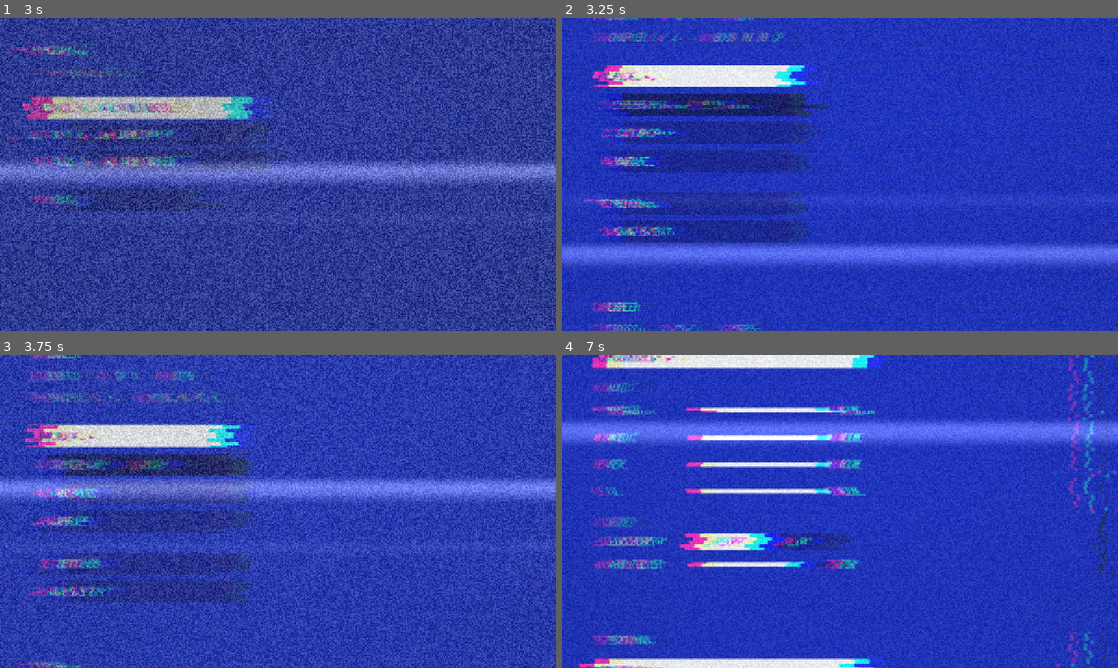
Above: before the commit, frames 1-4 (two rows, left to right).
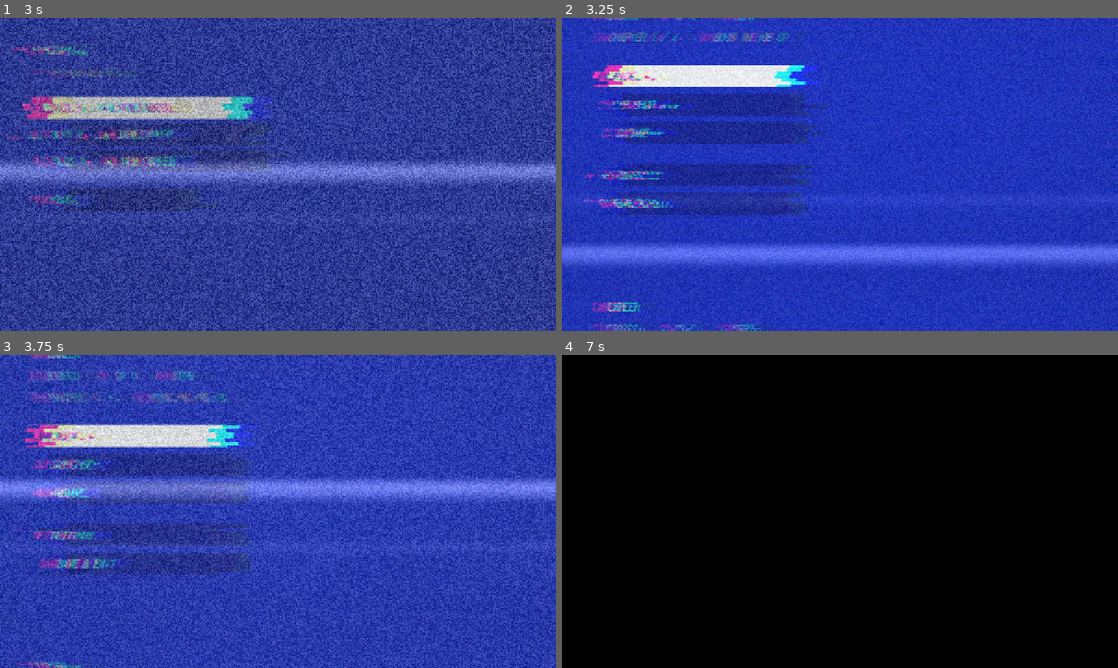
Above: after the commit, the same moments.

Repository: artemiiShabanov/RallyRivals
Game: Godot game, scene res://scenes/ui/title.tscn
Two runs of this game, one before a commit and one after it. Both use one fixed random seed, a clock stepped at 60 frames per second and the inputs below.
Inputs (mouse positions are in pixels of both pictures, inside the frame that each line leads up to):
- Up to frame 1 (3 s): click "NEW GAME" at 0.5 s; click "BACK" at 1.25 s; click "NEW GAME" at 2 s; click "SLOT 1 ▸ NEW CAREER" at 2.75 s
- Up to frame 2 (3.25 s): no input
- Up to frame 3 (3.75 s): tap Enter (ui_accept) at 3.5 s; move the mouse to (400, 495) at 3.52 s; hold D (steer_right) from 3.53 s (still down); tap C at 3.6 s; click (400, 495) at 3.67 s
- Up to frame 4 (7 s): tap Enter (ui_accept) at 3.77 s; release D (steer_right) at 4.25 s; click (712, 470) at 4.25 s, where only the run after the commit has a clickable "RACE 1 ▸"; click "BACK" at 5 s; click (712, 498) at 5.75 s, where only the run after the commit has a clickable "RACE 2 ▸"; click (673, 602) at 6.5 s, where only the run after the commit has a clickable "START ▸"

Frame 1 is identical in both runs. In frame 2, 8.3% of the frame differs, in the area x 4-48%, y 4-72%; in frame 3, 7.8%; in frame 4, 100%, in the area x 0-100%, y 0-100%.

Commit message:
Career map: chapter races + boss gate, placeholder campaign (code-ui-career-map)
The loop's front door. Career hub RACE -> career map: the current chapter's
race tiles + the boss gate, wired hub -> map -> pre-race -> race -> results ->
back to map. Advance regions by winning the boss.

- Campaign: placeholder content (the same race x10 per chapter, distinct ids so
  each banks its own best + CP, plus the chapter's boss sprint), built in code
  and cached by id. Bands widen by chapter (CAMPAIGN.md mix). Placeholder CP
  pools make the whole loop playable now; content-tracks-campaign authors the
  real varied set later without touching the map or gate.
- Chapters.cp_target() now sums the chapter's Campaign CP pools, so the ~70%
  boss gate is tied to real available CP (150 -> unlock at 105).
- CareerMapScreen (+ CAREER_MAP route + scene): region header, CP-to-boss line,
  10 race tiles showing your banked best, and the boss tile (locked with CP-to-go
  or unlocked -> the duel).
- PreRaceScreen gains a class_name + return_to so the map can hand it a race and
  BACK loops to the map; results resolves campaign RaceDefs via Campaign.by_id
  and CONTINUE returns to the map for campaign races.
- Hub RACE tile -> map (drops the old CAREER MAP stub).

Also fixes a RESTART bug the adversarial review confirmed: pending was consumed
in _ready, so an in-race RESTART (Flow.reload) fell back to fallback_race and
silently raced the wrong def (breaking the campaign loop). RaceDirector now keeps
the launched race in a static (_restart_race) that survives the reload — resolved
in _resolve_race(), so RESTART re-runs the same race (campaign/GP/boss alike).

Verified headless: all scripts parse; the scene instantiates + builds (blue bg +
content); probes pass (10-race chapters/ids/bands/boss + gate math; and RESTART
re-runs the launched race, never the fallback).

Co-Authored-By: Claude Opus 4.8 <noreply@anthropic.com>

Diff:
--- /dev/null
+++ b/rallyrivals/scenes/ui/career_map.tscn
@@ -0,0 +1,8 @@
+[gd_scene load_steps=2 format=3]
+
+[ext_resource type="Script" path="res://scripts/ui/career_map_screen.gd" id="1"]
+
+[node name="CareerMap" type="Control"]
+layout_mode = 3
+anchors_preset = 15
+script = ExtResource("1")
--- a/rallyrivals/scripts/core/routes.gd
+++ b/rallyrivals/scripts/core/routes.gd
@@ -7,6 +7,7 @@
 const SAVE_SLOTS := "res://scenes/ui/save_slots.tscn"
 const SETTINGS := "res://scenes/ui/settings.tscn"
 const CAREER_HUB := "res://scenes/ui/career_hub.tscn"
+const CAREER_MAP := "res://scenes/ui/career_map.tscn"    ## chapter's races + boss gate (code-ui-career-map)
 const GARAGE := "res://scenes/ui/garage.tscn"
 const SHOP := "res://scenes/ui/shop.tscn"
 const PRE_RACE := "res://scenes/ui/pre_race.tscn"
--- /dev/null
+++ b/rallyrivals/scripts/meta/campaign.gd
@@ -0,0 +1,92 @@
+class_name Campaign
+extends RefCounted
+## The campaign's races, by chapter (feeds code-ui-career-map + code-meta-chapters). PLACEHOLDER content
+## until content-tracks-campaign authors the real region sets: each chapter is the SAME race ten times
+## (distinct ids, so each banks its own best + CP) plus the chapter's 1v1 boss duel. That's enough to
+## populate the map, exercise the CP gate, and play the full loop end to end; the real varied set
+## (sprints, TT, endurance, 2 GP, per CAMPAIGN.md) drops in here later without touching the map or gate.
+##
+## Built once in code (deterministic — no .tres to author/churn) and cached by id. The class band widens
+## by chapter per CAMPAIGN.md's mix (Ch1 D–C … Ch4 A–S), so the field difficulty climbs with the region.
+## Reward pools are placeholders — balance-economy-tables / balance-difficulty-pacing own real numbers.
+
+const CHAPTERS := 4
+const PER_CHAPTER := 10
+const TRACK := "res://assets/tracks/test/baked_track.tscn"        ## loop track for the circuit races
+const BOSS_TRACK := "res://assets/tracks/track 1/baked_track.tscn"  ## point-to-point for the sprint duel
+const CP_POOL := 15           ## per-race CP pool (1st place); chapter total = 10× this feeds the boss gate
+const MONEY_POOL := 500       ## per-race money pool (1st place)
+
+# Per chapter: class band (CAMPAIGN.md mix, as low..high) + conditions for a little regional flavour.
+const CH := [
+	{low = "D", high = "C", light = "golden", weather = "clear"},
+	{low = "D", high = "B", light = "day", weather = "clear"},
+	{low = "D", high = "A", light = "night", weather = "clear"},
+	{low = "A", high = "S", light = "golden", weather = "thunder"},
+]
+
+static var _races := {}       # id -> RaceDef (all chapters' races + bosses)
+static var _built := false
+
+# --- public ---
+
+## The chapter's ten race tiles (0-based chapter, clamped), in map order.
+static func chapter_races(chapter: int) -> Array:
+	_ensure()
+	var ch := clampi(chapter, 0, CHAPTERS - 1)
+	var out: Array = []
+	for m in PER_CHAPTER:
+		out.append(_races["c%d_r%d" % [ch + 1, m + 1]])
+	return out
+
+## The chapter's boss duel RaceDef (a 1v1 sprint; boss_chapter set — code-ai-boss).
+static func boss_race(chapter: int) -> RaceDef:
+	_ensure()
+	return _races["c%d_boss" % (clampi(chapter, 0, CHAPTERS - 1) + 1)]
+
+## A campaign RaceDef by id, or null if the id isn't part of the placeholder campaign (e.g. a test def).
+static func by_id(id: String) -> RaceDef:
+	_ensure()
+	return _races.get(id, null)
+
+## Total CP available in the chapter's races — the denominator the boss gate takes ~70% of.
+static func chapter_cp_total(chapter: int) -> int:
+	var total := 0
+	for r in chapter_races(chapter):
+		total += (r as RaceDef).cp_pool
+	return total
+
+# --- build (once) ---
+
+static func _ensure() -> void:
+	if _built:
+		return
+	_built = true
+	for ch in CHAPTERS:
+		var c: Dictionary = CH[ch]
+		for m in PER_CHAPTER:
+			var r := RaceDef.new()
+			r.id = "c%d_r%d" % [ch + 1, m + 1]
+			r.display_name = "Chapter %d — Race %d" % [ch + 1, m + 1]
+			r.track_scene = TRACK
+			r.race_type = "circuit"
+			r.laps = 3
+			r.class_low = c["low"]
+			r.class_high = c["high"]
+			r.money_pool = MONEY_POOL
+			r.cp_pool = CP_POOL
+			_conditions(r, c)
+			_races[r.id] = r
+		var b := RaceDef.new()
+		b.id = "c%d_boss" % (ch + 1)
+		b.display_name = "Chapter %d — Boss: %s" % [ch + 1, BossDef.for_chapter(ch).hud]
+		b.track_scene = BOSS_TRACK
+		b.race_type = "sprint"
+		b.culture = "wilds"          # bump the boss freely (rattles the brittle ones); the AI never rams back
+		b.boss_chapter = ch + 1
+		_conditions(b, c)
+		_races[b.id] = b
+
+static func _conditions(r: RaceDef, c: Dictionary) -> void:
+	r.lighting = load("res://assets/lighting/%s.tres" % c["light"]) as LightingPreset
+	r.weather = load("res://assets/weather/%s.tres" % c["weather"]) as WeatherPreset
--- a/rallyrivals/scripts/meta/chapters.gd
+++ b/rallyrivals/scripts/meta/chapters.gd
@@ -39,9 +39,11 @@
 		return 0
 	return maxi(0, Save.active.cp - Save.active.chapter_cp_base)
 
-## CP needed this chapter (placeholder; balance owns the real per-chapter total).
+## CP needed this chapter: the sum of the chapter's race CP pools (Campaign). Falls back to the flat
+## placeholder only if the campaign has no pools yet. balance-difficulty-pacing owns the real figure.
 static func cp_target() -> int:
-	return CP_TARGET
+	var total := Campaign.chapter_cp_total(current())
+	return total if total > 0 else CP_TARGET
 
 ## CP that unlocks the boss (≈70% of the target).
 static func boss_threshold() -> int:
--- a/rallyrivals/scripts/race/race_director.gd
+++ b/rallyrivals/scripts/race/race_director.gd
@@ -10,7 +10,8 @@
 ## (F6). On finish it stores `last_result` and returns to the hub — code-ui-results will slot the
 ## results screen into that handoff (reading last_result).
 
-static var pending: RaceDef = null      ## handoff from the pre-race screen
+static var pending: RaceDef = null      ## one-shot handoff from the pre-race screen / GP hub / debug
+static var _restart_race: RaceDef = null   ## the race last loaded — survives Flow.reload so an in-race RESTART re-runs THE SAME race (pending is already consumed by then), not the scene's fallback
 static var last_result: RaceResult = null   ## finish outcome for the results screen
 static var autodrive := false           ## test/attract: a RivalDriver drives the player car to the finish
 
@@ -57,14 +58,30 @@
 const GRID_LAT := 2.2          # lateral offset of each column from the lane centre
 
 func _ready() -> void:
-	_race = pending if pending != null else (fallback_race if fallback_race != null else load(SLICE_RACE) as RaceDef)
-	pending = null
+	_race = _resolve_race(fallback_race)
 	# A grand-prix scene entry carries a live meeting whose RaceDef IS this race (the GP hub set both).
 	# `phase` says whether we're running qualifying (solo hot-laps) or the graded race off the grid.
 	if GrandPrix.session != null and GrandPrix.session.race == _race:
 		_gp = GrandPrix.session
 		_qual = _gp.phase == GrandPrix.PHASE_QUAL
 	_boot()
+
+# Which race this scene runs. `pending` (a one-shot from pre-race / GP hub / debug) wins and is consumed.
+# On an in-race RESTART (Flow.reload re-enters the scene) `pending` is already null, so we re-run the race
+# we were LAST running (kept in `_restart_race`, which survives the reload) rather than silently dropping
+# to the scene's fallback_race — that swap raced the wrong def and broke the campaign return-to-map loop.
+# `fallback` (the scene's fallback_race) is only used for a truly standalone entry (F6), else the slice.
+static func _resolve_race(fallback: RaceDef) -> RaceDef:
+	var r: RaceDef
+	if pending != null:
+		r = pending
+		pending = null
+	elif _restart_race != null:
+		r = _restart_race
+	else:
+		r = fallback if fallback != null else load(SLICE_RACE) as RaceDef
+	_restart_race = r
+	return r
 
 ## The baked track is the heavy load — pull it through Flow's async loader (loading screen) so it
 ## streams in behind the transition's black instead of hitching the main thread.
--- a/rallyrivals/scripts/ui/career_hub_screen.gd
+++ b/rallyrivals/scripts/ui/career_hub_screen.gd
@@ -19,11 +19,10 @@
 	col.add_child(heading(_chapter_line(), "OsdDim"))
 	col.add_child(spacer(18))
 
+	# The career map is the way to race — it lists the chapter's races + the boss gate (code-ui-career-map).
 	var race := _tile("RACE  ▸")
-	race.pressed.connect(func() -> void: Flow.goto(Routes.PRE_RACE))
+	race.pressed.connect(func() -> void: Flow.goto(Routes.CAREER_MAP))
 	col.add_child(race)
-
-	col.add_child(_stub("CAREER MAP"))
 
 	var shop := _tile("CAR SHOP")
 	shop.pressed.connect(func() -> void: Flow.goto(Routes.SHOP))
@@ -60,12 +59,6 @@
 	b.custom_minimum_size.x = TILE_W
 	return b
 
-## A destination that exists in the design but not yet in the build.
-func _stub(text: String) -> Button:
-	var b := _tile("%-16s SOON" % text)
-	b.disabled = true
-	return b
-
 func _profile_line() -> String:
 	if Save.active == null:
 		return "no profile loaded"
--- /dev/null
+++ b/rallyrivals/scripts/ui/career_map_screen.gd
@@ -0,0 +1,94 @@
+extends MenuScreen
+## Career map (code-ui-career-map): the current chapter's races + the boss gate (GDD §5, CAMPAIGN.md).
+## Each race tile opens pre-race (and shows your banked best there); the boss tile is locked until the
+## CP threshold is met (code-meta-chapters), then opens the 1v1 duel. You advance regions by winning the
+## boss, so the map only ever shows the CURRENT chapter.
+##
+## Content is the placeholder campaign (Campaign — the same race ×10 per chapter) until
+## content-tracks-campaign authors the real region sets; this screen is the shape of the loop, unchanged
+## when that lands.
+
+const TILE_W := 460
+
+func _scrolls() -> bool:
+	return true
+
+func _build(col: VBoxContainer) -> void:
+	if Save.active == null:                       # opened without a profile (defensive)
+		col.add_child(heading("NO PROFILE"))
+		_add_back(col)
+		return
+	if Chapters.is_complete():
+		col.add_child(heading("CAMPAIGN COMPLETE"))
+		col.add_child(heading("Every region cleared.", "OsdDim"))
+		_add_back(col)
+		return
+
+	var ch := Chapters.current()
+	col.add_child(heading("REGION %d" % (ch + 1)))
+	col.add_child(heading("CHAPTER %d / %d" % [ch + 1, Chapters.COUNT], "OsdDim"))
+	col.add_child(heading(_cp_line(), "OsdDim"))
+	col.add_child(spacer(16))
+
+	var first: Button = null
+	var races := Campaign.chapter_races(ch)
+	for i in races.size():
+		var r: RaceDef = races[i]
+		var best := int(Save.active.bests.get(r.id, 0))
+		var tag := "   ·   best %s" % _ordinal(best) if best > 0 else ""
+		var tile := _tile("RACE %d%s  ▸" % [i + 1, tag])
+		tile.pressed.connect(_open.bind(r))
+		col.add_child(tile)
+		if first == null:
+			first = tile
+	col.add_child(spacer(12))
+
+	# Boss gate: unlocked opens the duel; locked shows the CP still to bank.
+	if Chapters.boss_unlocked():
+		var boss := _tile("BOSS — %s  ▸" % Chapters.boss().hud)
+		boss.pressed.connect(_open.bind(Campaign.boss_race(ch)))
+		col.add_child(boss)
+		if first == null:
+			first = boss
+	else:
+		var locked := _tile("BOSS — LOCKED  (%d CP TO GO)" % (Chapters.boss_threshold() - Chapters.cp_progress()))
+		locked.disabled = true
+		col.add_child(locked)
+
+	col.add_child(spacer(16))
+	_add_back(col)
+	if first != null:
+		first.grab_focus()
+
+# Open a race through pre-race, with BACK looping back here.
+func _open(r: RaceDef) -> void:
+	PreRaceScreen.race = r
+	PreRaceScreen.return_to = Routes.CAREER_MAP
+	Flow.goto(Routes.PRE_RACE)
+
+func _cp_line() -> String:
+	if Chapters.boss_unlocked():
+		return "BOSS UNLOCKED — %s waits" % Chapters.boss().hud
+	return "CP TO BOSS   %d / %d" % [Chapters.cp_progress(), Chapters.boss_threshold()]
+
+func _tile(text: String) -> Button:
+	var b := menu_button(text)
+	b.custom_minimum_size.x = TILE_W
+	return b
+
+func _add_back(col: VBoxContainer) -> void:
+	var back := menu_button("BACK", "ui_click")
+	back.pressed.connect(func() -> void: Flow.goto(Routes.CAREER_HUB))
+	col.add_child(back)
+	if get_viewport().gui_get_focus_owner() == null:
+		back.grab_focus()
+
+func _on_cancel() -> void:
+	Flow.goto(Routes.CAREER_HUB)
+
+func _ordinal(n: int) -> String:
+	match n:
+		1: return "1ST"
+		2: return "2ND"
+		3: return "3RD"
+		_: return "%dTH" % n
--- a/rallyrivals/scripts/ui/pause_menu.gd
+++ b/rallyrivals/scripts/ui/pause_menu.gd
@@ -56,8 +56,8 @@
 	box.add_child(_resume)
 
 	var restart := _button("RESTART", "ui_confirm")
-	# Reloads the race scene (fresh countdown). It restarts the scene's own race — fine while there's
-	# one race; a career map picking many will re-arm RaceDirector.pending here.
+	# Reloads the race scene (fresh countdown). RaceDirector remembers the race it was running (a static
+	# that survives the reload), so RESTART re-runs THAT race — campaign race, GP or boss alike.
 	restart.pressed.connect(func() -> void: Flow.reload())
 	box.add_child(restart)
 
--- a/rallyrivals/scripts/ui/pre_race_screen.gd
+++ b/rallyrivals/scripts/ui/pre_race_screen.gd
@@ -1,12 +1,14 @@
+class_name PreRaceScreen
 extends MenuScreen
 ## Pre-race preview (code-ui-prerace): the race's name, format and conditions, plus the car you're
-## bringing and its five stat bars. START launches the race; BACK returns to the hub.
+## bringing and its five stat bars. START launches the race; BACK returns where the caller came from.
 ##
-## `race` is set by the caller (career hub / map) before entering, defaulting to the skeleton's slice
-## race so the screen stands alone. START hands that RaceDef to the RaceDirector and enters the race
-## scene (countdown → run → finish lifecycle).
+## `race` is set by the caller (career map) before entering, defaulting to the skeleton's slice race so
+## the screen stands alone. `return_to` is the route BACK goes to ("" = career hub) — the map sets it so
+## BACK loops back to the map. START hands the RaceDef to the RaceDirector and enters the race scene.
 
 static var race: RaceDef = null
+static var return_to := ""       ## route BACK returns to; "" = career hub
 
 const SLICE_RACE := "res://assets/races/test_timetrial.tres"
 
@@ -82,7 +84,7 @@
 	actions.add_child(change)
 
 	var back := menu_button("BACK", "ui_click")
-	back.pressed.connect(func() -> void: Flow.goto(Routes.CAREER_HUB))
+	back.pressed.connect(func() -> void: Flow.goto(_back_route()))
 	actions.add_child(back)
 
 	# Focus the go-button when it's live; otherwise steer the player to the fix.
@@ -95,7 +97,11 @@
 	return v
 
 func _on_cancel() -> void:
-	Flow.goto(Routes.CAREER_HUB)
+	Flow.goto(_back_route())
+
+## Where BACK / cancel returns — the caller's route, else the career hub.
+func _back_route() -> String:
+	return return_to if return_to != "" else Routes.CAREER_HUB
 
 ## The profile's current car, falling back to the starter so the screen never shows blank.
 func _car() -> CarDef:
--- a/rallyrivals/scripts/ui/results_screen.gd
+++ b/rallyrivals/scripts/ui/results_screen.gd
@@ -11,7 +11,10 @@
 		_continue_button(col)
 		return
 
-	var rd := load("res://assets/races/%s.tres" % res.race_id) as RaceDef
+	# Campaign races are built in code (Campaign.by_id); fall back to an authored .tres for test races.
+	var rd := Campaign.by_id(res.race_id)
+	if rd == null and ResourceLoader.exists("res://assets/races/%s.tres" % res.race_id):
+		rd = load("res://assets/races/%s.tres" % res.race_id) as RaceDef
 	col.add_child(heading(rd.display_name if rd != null else "RESULTS"))
 	col.add_child(spacer(8))
 
@@ -43,13 +46,20 @@
 	return "BEST %s  ·  replay top-up (10%%)" % _ordinal(res.banked_place)
 
 func _on_cancel() -> void:
-	Flow.goto(Routes.CAREER_HUB)
+	Flow.goto(_continue_route())
 
 func _continue_button(col: VBoxContainer) -> void:
 	var cont := menu_button("CONTINUE  ▸")
-	cont.pressed.connect(func() -> void: Flow.goto(Routes.CAREER_HUB))
+	cont.pressed.connect(func() -> void: Flow.goto(_continue_route()))
 	col.add_child(cont)
 	cont.grab_focus()
+
+## A campaign race returns to the map (loop back in); anything else (test races) to the hub.
+func _continue_route() -> String:
+	var res := RaceDirector.last_result
+	if res != null and Campaign.by_id(res.race_id) != null:
+		return Routes.CAREER_MAP
+	return Routes.CAREER_HUB
 
 func _ordinal(n: int) -> String:
 	match n:
Not shown, added: rallyrivals/scripts/meta/campaign.gd.uid
Not shown, added: rallyrivals/scripts/ui/career_map_screen.gd.uid
